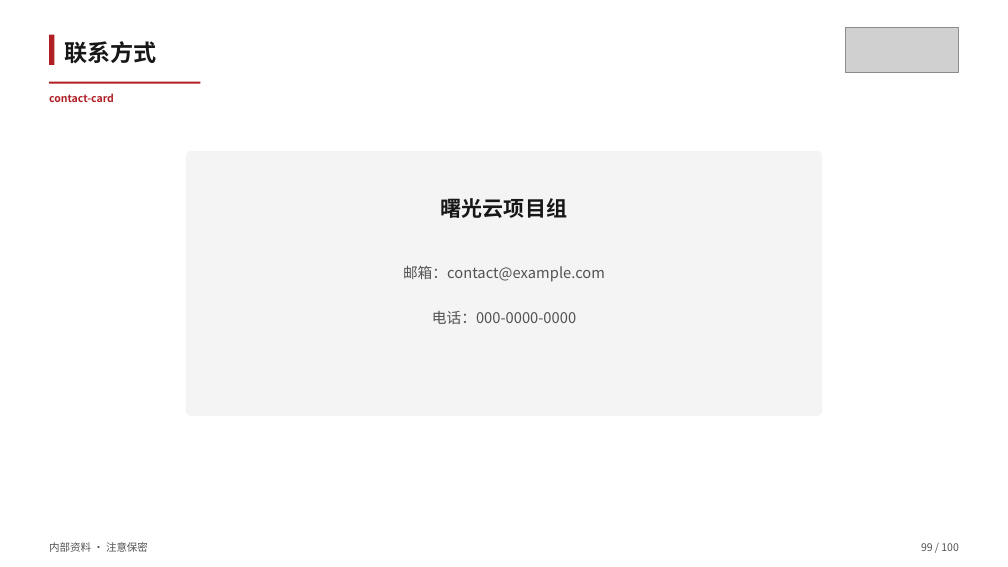
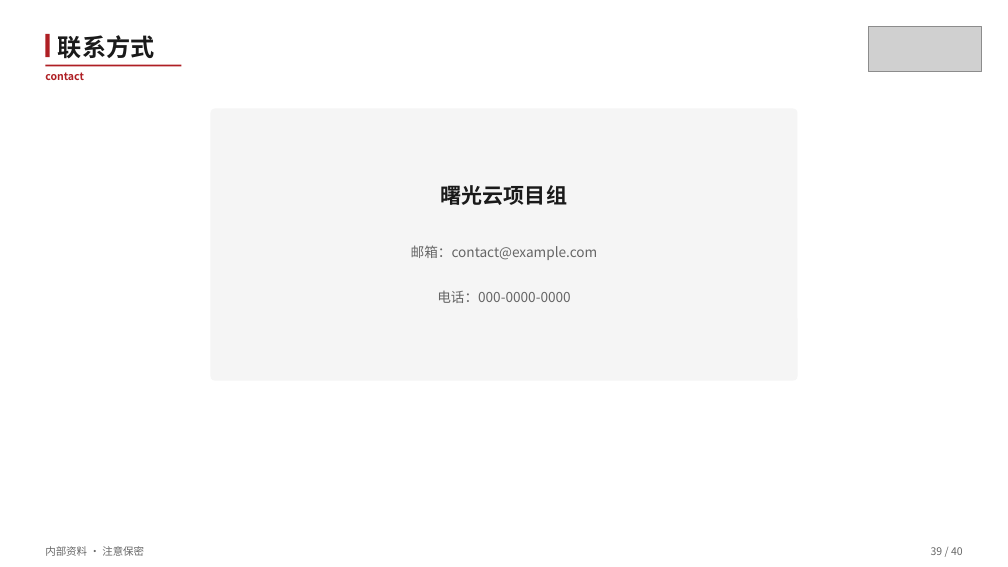
Before and after one commit to tao66175545-boop/sugon-cloud-skillui, a slide deck: slide 39 of skills/sugon-ppt-template/examples/sample-deck.pptx (slide 99 before the commit). Drawn at 1008x567 pixels with LibreOffice and Linux fonts; fonts in the diff are those of the drawing; grey boxes stand for pictures. Boxes give left, top, right and bottom in pixels: in the first picture for what was removed or moved away, otherwise in the second. Text is boxed around its words. In the diff, an @@ line names an element or a change of style, - is before the commit and + after.

Commit message:
feat(ppt): P0 redesign — theme tokens, layoutCards, ≤40 masters (0.4.5)
Implement 高级PPT设计专家 P0: freeze theme.mjs, fix contrast, parameterize
cards, restrain brand red, converge sample deck from 100 to 40 masters.

```diff
--- a/skills/sugon-ppt-template/examples/sample-deck.pptx
+++ b/skills/sugon-ppt-template/examples/sample-deck.pptx
@@ picture: place and size @@
-picture at bbox=[845, 27, 959, 73]
+picture at bbox=[868, 26, 982, 72]
@@ rectangle: place and size @@
-rectangle at bbox=[49, 35, 54, 65]
+rectangle at bbox=[45, 34, 50, 57]
@@ text "联系方式" at bbox=[58, 35, 155, 59]: size 22 to 23 pt, text colour #171717 to #1A1A1A @@
@@ rectangle: place and size @@
-rectangle at bbox=[49, 82, 200, 84]
+rectangle at bbox=[45, 65, 181, 67]
@@ text at bbox=[45, 72, 84, 80]: text changed @@
-contact-card
+contact
@@ rounded rectangle: place and size @@
-rounded rectangle at bbox=[185, 151, 822, 416]
+rounded rectangle at bbox=[210, 109, 798, 381]
@@ rounded rectangle at bbox=[210, 109, 798, 381]: fill #F4F4F5 to #F5F5F5; proportions changed @@
@@ text "曙光云项目组": place and size @@
-text "曙光云项目组" at bbox=[441, 198, 567, 218]
+text "曙光云项目组" at bbox=[441, 185, 567, 205]
@@ text "曙光云项目组" at bbox=[441, 185, 567, 205]: text colour #171717 to #1A1A1A @@
@@ text "邮箱：contact@example.com": place and size @@
-text "邮箱：contact@example.com" at bbox=[403, 265, 605, 282]
+text "邮箱：contact@example.com" at bbox=[411, 245, 598, 260]
@@ text "邮箱：contact@example.com" at bbox=[411, 245, 598, 260]: size 14 to 13 pt, text colour #525252 to #666666 @@
@@ text "电话：000-0000-0000" at bbox=[437, 291, 570, 303]: size 14 to 13 pt, text colour #525252 to #666666 @@
@@ text "电话：000-0000-0000": place and size @@
-text "电话：000-0000-0000" at bbox=[432, 311, 576, 324]
+text "电话：000-0000-0000" at bbox=[437, 291, 570, 303]
@@ text "内部资料 · 注意保密" at bbox=[45, 546, 144, 556]: text colour #525252 to #666666 @@
@@ text removed at bbox=[921, 543, 958, 551] @@
-99 / 100
@@ text added at bbox=[931, 547, 963, 555], 10 pt, text #666666 @@
+39 / 40
```
Also in this commit, not shown: 8 other slides changed, 31 slides added, 91 slides removed, 20 other files.
